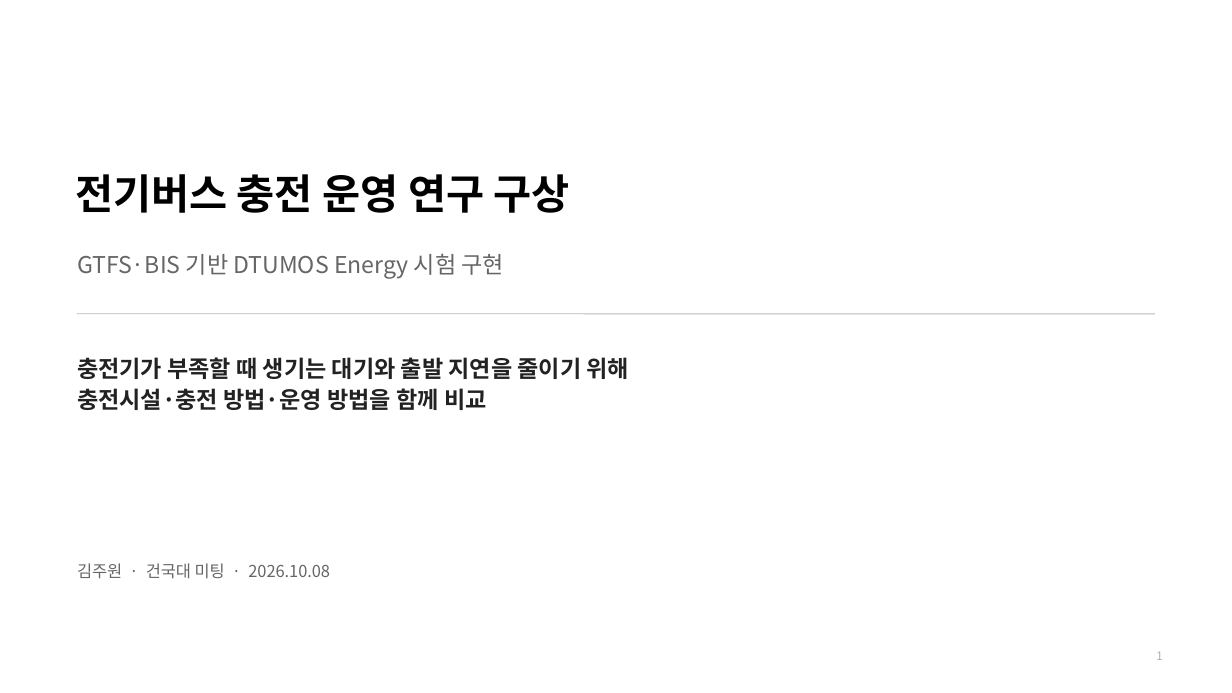
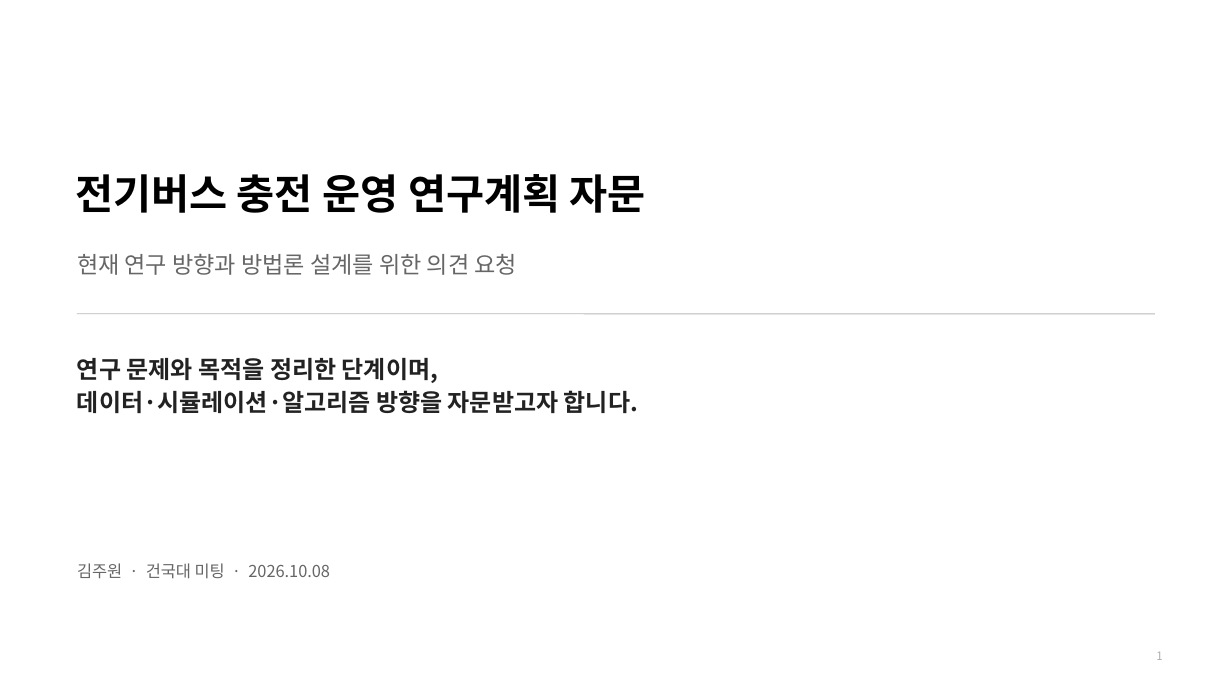
Before and after one commit to jujuwon7/presentation, a slide deck: slide 1 of 전기버스_충전운영_건국대미팅_2026-10-08.pptx. Drawn at 1232x693 pixels with LibreOffice and Linux fonts; fonts in the diff are those of the drawing. Boxes give left, top, right and bottom in pixels: in the first picture for what was removed or moved away, otherwise in the second. Text is boxed around its words. In the diff, an @@ line names an element or a change of style, - is before the commit and + after.

Commit message:
건국대 자문용 연구계획 발표자료로 수정

```diff
--- a/전기버스_충전운영_건국대미팅_2026-10-08.pptx
+++ b/전기버스_충전운영_건국대미팅_2026-10-08.pptx
@@ text at (75, 174, 646, 213): text changed @@
-전기버스 충전 운영 연구 구상
+전기버스 충전 운영 연구계획 자문
@@ text at (77, 253, 518, 275): text changed @@
-GTFS·BIS 기반 DTUMOS Energy 시험 구현
+현재 연구 방향과 방법론 설계를 위한 의견 요청
@@ text at (77, 358, 638, 413): text changed; size 18 to 18.8 pt @@
-충전기가 부족할 때 생기는 대기와 출발 지연을 줄이기 위해
-충전시설·충전 방법·운영 방법을 함께 비교
+연구 문제와 목적을 정리한 단계이며,
+데이터·시뮬레이션·알고리즘 방향을 자문받고자 합니다.
```
Also in this commit, not shown: 4 other slides changed.
